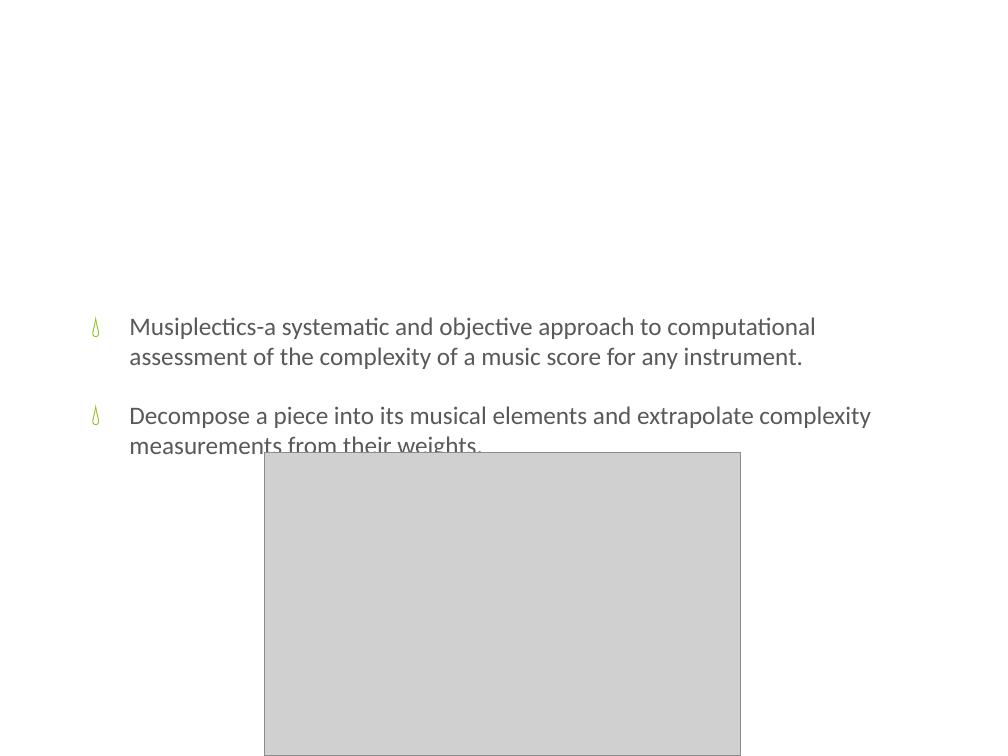
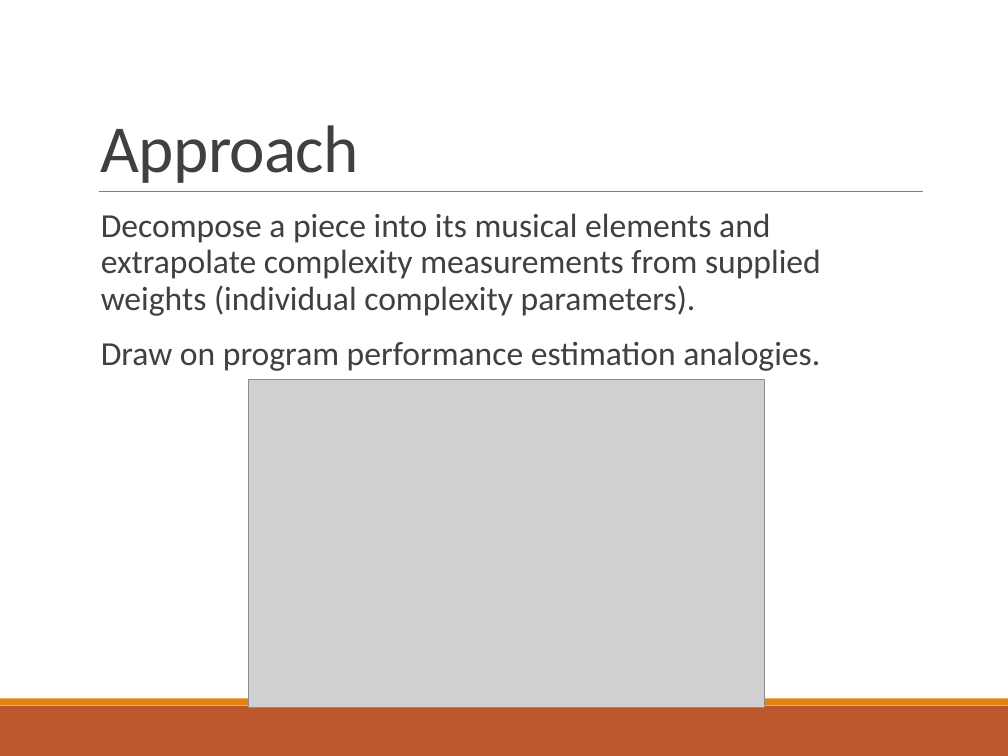
Before and after one commit to xwsxethan/MusicScoring, a slide deck: slide 8 of Documents/Thesis/ThesisDissertation.pptx (slide 7 before the commit). Drawn at 1008x756 pixels with LibreOffice and Linux fonts; fonts in the diff are those of the drawing; grey boxes stand for pictures; background and template pictures are left out. Boxes give left, top, right and bottom in pixels: in the first picture for what was removed or moved away, otherwise in the second. Text is boxed around its words. In the diff, an @@ line names an element or a change of style, - is before the commit and + after.

```diff
--- a/Documents/Thesis/ThesisDissertation.pptx
+++ b/Documents/Thesis/ThesisDissertation.pptx
@@ title "Approach" at (101,125,359,183): vertical alignment middle to bottom @@
@@ title at (101,125,359,183): text changed; size 46 to 48 pt; text colour #FFFFFF to #404040 @@
-Overview
+Approach
@@ line added from (99, 192) to (922, 192), #808080 0.5 pt @@
@@ text at (101,213,821,371): text changed; size 18 to 24 pt; text colour #595959 to #404040 @@
-💧 Musiplectics-a systematic and objective approach to computational assessment of the complexity of a music score for any instrument.
-💧 Decompose a piece into its musical elements and extrapolate complexity measurements from their weights.
+  Decompose a piece into its musical elements and extrapolate complexity measurements from supplied weights (individual complexity parameters).
+  Draw on program performance estimation analogies.
@@ picture: place and size @@
-picture at (264,453,741,756)
+picture at (249,380,764,708)
@@ rectangle added at (0,706,1008,756), fill #BD582C @@
@@ rectangle added at (0,699,1008,706), fill #E48312 @@
```
Also in this commit, not shown: 35 other slides changed, 3 slides added, 3 slides removed.
